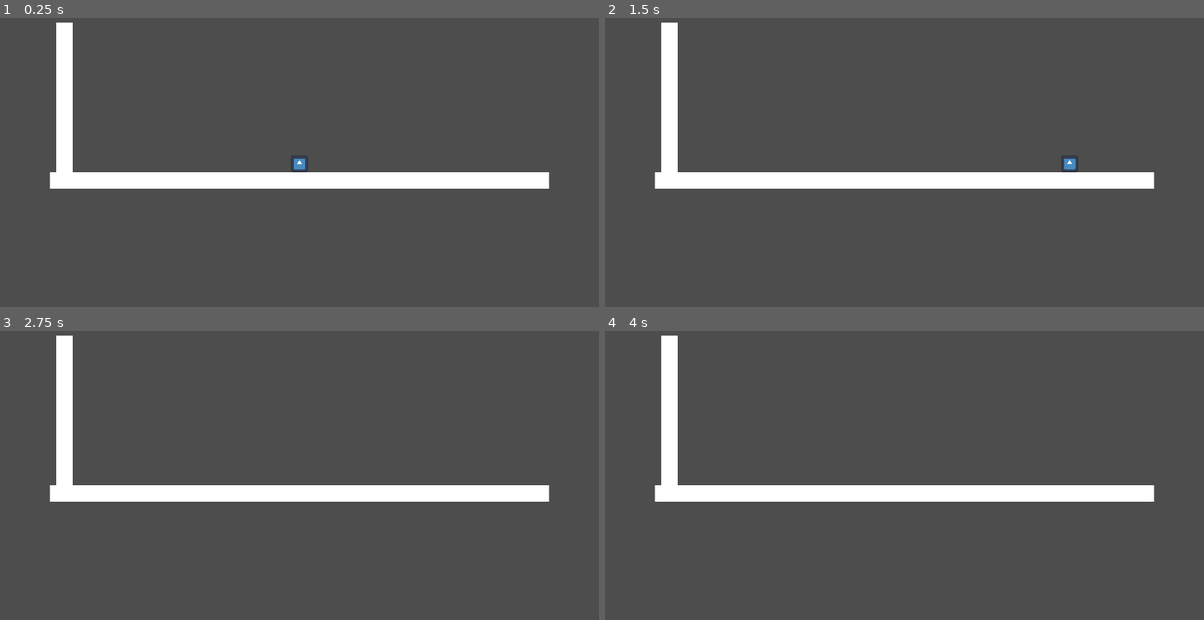
Above: before the commit, frames 1-4 (two rows, left to right).
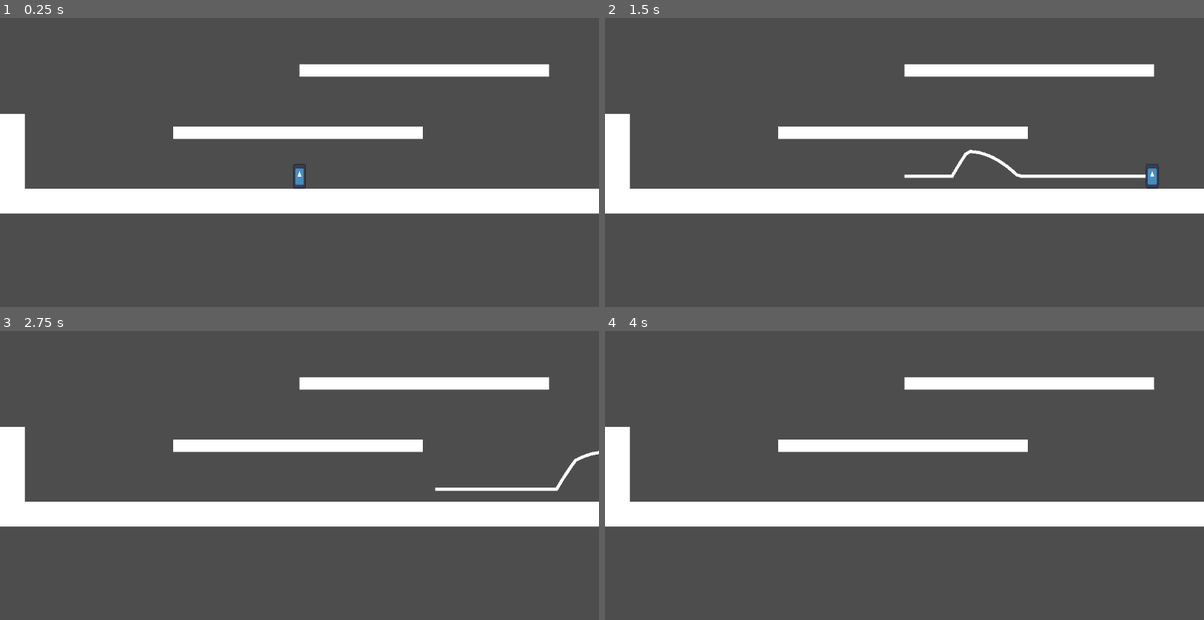
Above: after the commit, the same moments.

Repository: Brooklyn-Dev/gmtk-2025
Game: Godot game, scene res://scenes/Main.tscn
Same seed, same stepped clock (60 frames per second), same inputs: the game is played once before the commit and once after it. The engine's default icon, where the game draws it, is replaced by a stand-in: a white triangle on a blue panel in a dark square.
Inputs:
- Up to frame 1 (0.25 s): no input
- Up to frame 2 (1.5 s): tap Enter at 0.5 s; hold D (move_right) from 0.53 s (still down); tap Space (jump) at 0.77 s
- Up to frame 3 (2.75 s): tap Space (jump) at 1.52 s; release D (move_right) at 2.03 s; hold A (move_left) from 2.03 s (still down)
- Up to frame 4 (4 s): release A (move_left) at 2.78 s; hold D (move_right) from 2.78 s (still down); tap Space (jump) at 3.02, 3.77 s

The runs differ from the first frame. In frame 1, 20% of the frame differs, in the area x 0-100%, y 1-68%; in frame 2, 20%; in frame 3, 20%; in frame 4, 20%.

Commit message:
feat: add trail

Diff:
--- a/scenes/Main.tscn
+++ b/scenes/Main.tscn
@@ -10,15 +10,37 @@
 
 [node name="Camera2D" type="Camera2D" parent="."]
 position = Vector2(0, -32)
-zoom = Vector2(2, 2)
+zoom = Vector2(3, 3)
 
 [node name="Player" parent="." instance=ExtResource("1_elqb8")]
 position = Vector2(0, -8)
 
+[node name="Platform4" type="StaticBody2D" parent="."]
+position = Vector2(80, -76)
+scale = Vector2(10, 0.5)
+skew = -3.5882e-05
+
+[node name="CollisionShape2D" type="CollisionShape2D" parent="Platform4"]
+shape = SubResource("RectangleShape2D_rvslj")
+
+[node name="Sprite2D" type="Sprite2D" parent="Platform4"]
+texture = ExtResource("2_rvslj")
+
+[node name="Platform3" type="StaticBody2D" parent="."]
+position = Vector2(-1, -36)
+scale = Vector2(10, 0.5)
+skew = -3.5882e-05
+
+[node name="CollisionShape2D" type="CollisionShape2D" parent="Platform3"]
+shape = SubResource("RectangleShape2D_rvslj")
+
+[node name="Sprite2D" type="Sprite2D" parent="Platform3"]
+texture = ExtResource("2_rvslj")
+
 [node name="Platform2" type="StaticBody2D" parent="."]
-position = Vector2(-226, -64)
+position = Vector2(-184, -24)
 rotation = 1.5708
-scale = Vector2(10, 1)
+scale = Vector2(3, 1)
 
 [node name="CollisionShape2D" type="CollisionShape2D" parent="Platform2"]
 shape = SubResource("RectangleShape2D_rvslj")
--- a/scenes/player/Player.tscn
+++ b/scenes/player/Player.tscn
@@ -1,7 +1,8 @@
-[gd_scene load_steps=4 format=3 uid="uid://b8jg0t7n3srin"]
+[gd_scene load_steps=5 format=3 uid="uid://b8jg0t7n3srin"]
 
 [ext_resource type="Script" uid="uid://yyljk42nd167" path="res://scenes/player/player.gd" id="1_gfjak"]
 [ext_resource type="Texture2D" uid="uid://c5ks0pfrb314c" path="res://icon.svg" id="2_4kuee"]
+[ext_resource type="Script" uid="uid://j7l1p1g0xir3" path="res://scenes/player/trail_2d.gd" id="3_4kuee"]
 
 [sub_resource type="RectangleShape2D" id="RectangleShape2D_524rm"]
 size = Vector2(16, 16)
@@ -10,8 +11,14 @@
 script = ExtResource("1_gfjak")
 
 [node name="Sprite2D" type="Sprite2D" parent="."]
-scale = Vector2(0.125, 0.125)
+scale = Vector2(0.063, 0.125)
 texture = ExtResource("2_4kuee")
 
 [node name="CollisionShape2D" type="CollisionShape2D" parent="."]
+scale = Vector2(0.5, 1)
 shape = SubResource("RectangleShape2D_524rm")
+
+[node name="Trail2D" type="Line2D" parent="."]
+show_behind_parent = true
+width = 2.0
+script = ExtResource("3_4kuee")
--- /dev/null
+++ b/scenes/player/trail_2d.gd
@@ -0,0 +1,13 @@
+extends Line2D
+
+@export var length := 100
+
+func _process(delta):
+	global_position = Vector2.ZERO
+	global_rotation = 0
+
+	var point = get_parent().global_position
+
+	add_point(point)
+	if get_point_count() > length:
+		remove_point(0)
Not shown, added: scenes/player/trail_2d.gd.uid
